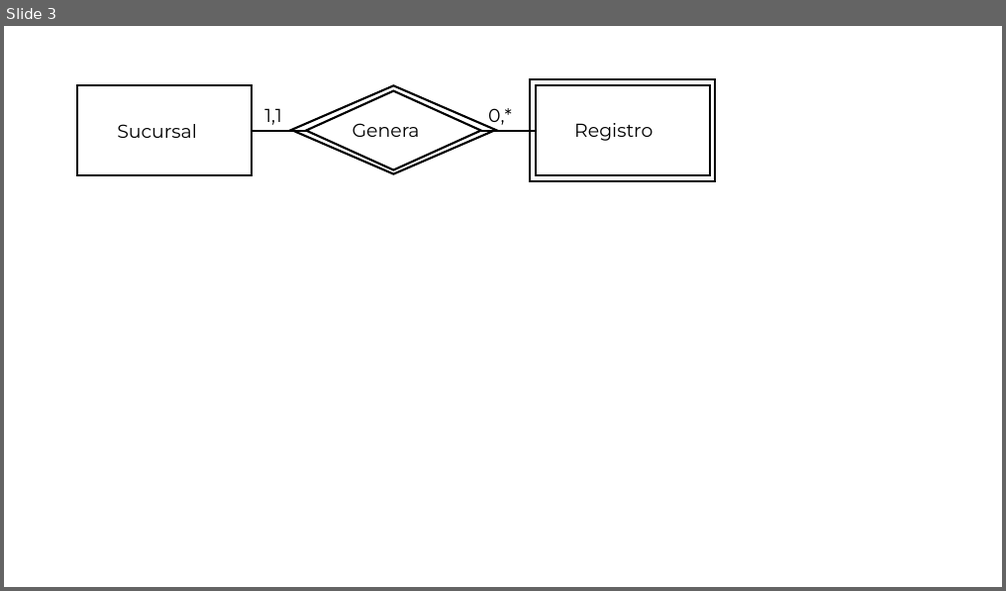
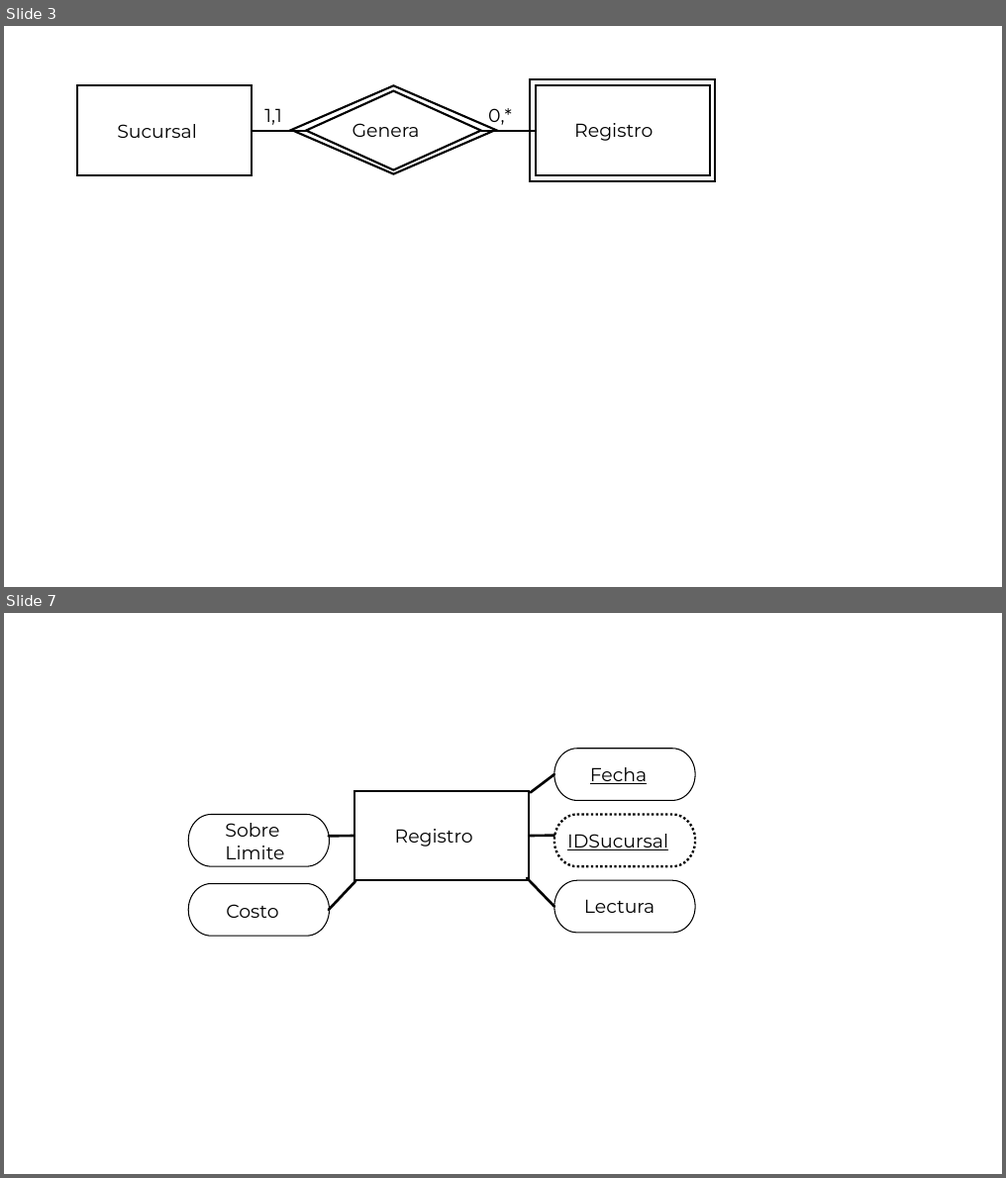
Before and after one commit to Vextroyer/mange, a slide deck: informes/MERX.ppt. Shown one above the other, each under a label of ours: slide 3 before the commit, slides 3 and 7 after it; the slides between them are not shown. The pictures are 1006x591 and 1006x1178 pixels, drawn with LibreOffice and Linux fonts; fonts in the diff are those of the drawing. Boxes give left, top, right and bottom in pixels: in the first picture for what was removed or moved away, otherwise in the second. Text is boxed around its words. In the diff, an @@ line names an element or a change of style, - is before the commit and + after.

```diff
--- a/informes/MERX.ppt
+++ b/informes/MERX.ppt
@@ slide 7 added at bbox=[4, 613, 1002, 1174], background #FFFFFF @@
@@ pill shape added at bbox=[554, 749, 695, 801], outline #000000 1 pt @@
@@ line added from (531, 792) to (554, 774), #000000 2.5 pt @@
@@ text added at bbox=[590, 767, 647, 784], 18 pt, text #000000, underline @@
+Fecha
@@ pill shape added at bbox=[188, 814, 329, 866], outline #000000 1 pt @@
@@ rectangle added at bbox=[355, 791, 530, 881], outline #000000 2 pt @@
@@ pill shape added at bbox=[554, 814, 695, 866], outline #000000 2.25 pt dashed @@
@@ text added at bbox=[225, 823, 284, 860], 18 pt, text #000000 @@
+Sobre
+Limite
@@ line added from (329, 836) to (354, 836), #000000 2.5 pt @@
@@ text added at bbox=[395, 829, 473, 847], 18 pt, text #000000 @@
+Registro
@@ line added from (529, 836) to (554, 836), #000000 2.5 pt @@
@@ text added at bbox=[567, 834, 668, 851], 18 pt, text #000000, underline @@
+IDSucursal
@@ line added from (528, 878) to (554, 906), #000000 2.5 pt @@
@@ pill shape added at bbox=[188, 884, 329, 937], outline #000000 1 pt @@
@@ text added at bbox=[226, 904, 278, 918], 18 pt, text #000000 @@
+Costo
@@ line added from (329, 910) to (355, 881), #000000 2.5 pt @@
@@ pill shape added at bbox=[554, 880, 695, 933], outline #000000 1 pt @@
@@ text added at bbox=[584, 899, 654, 913], 18 pt, text #000000 @@
+Lectura
```
Also in this commit, not shown: 3 other slides added, 5 other files.
